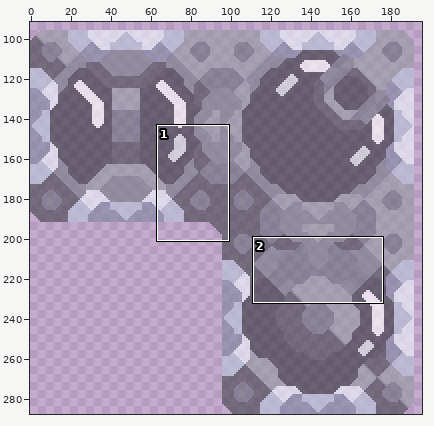
Sprite sheet, stored at sprites/blocks/crafting/atmospheric-extractor-base-overlay.png. Above, an overview of the earlier version with the close-up marked.
Close-up. First the earlier version:
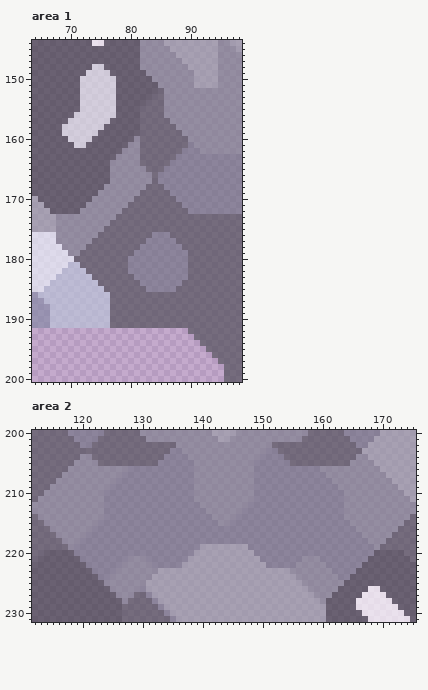
The file is 288x288 pixels. Shown: area 1: x 64..98, y 144..200; area 2: x 112..175, y 200..231. The wide view leaves out empty margins. The commit also changed other parts of the picture, which this record leaves out.
And afterwards:
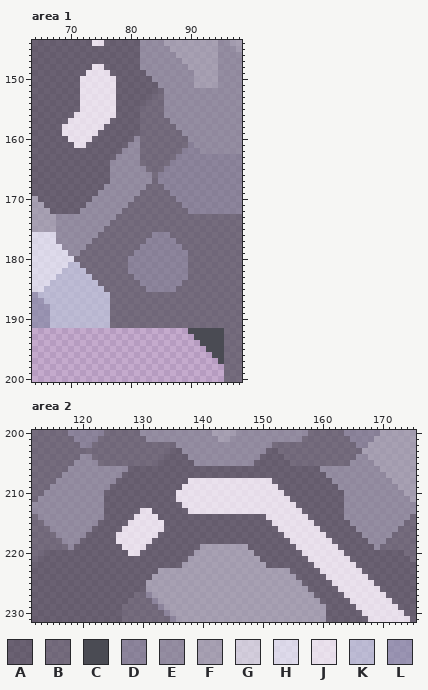
Palette (. is transparent): A #393a41a6  B #4a4b53a6  C #4a4b53  D #6e7080a6  E #7b7d8aa6  F #989aa4a6  G #dbe0e4a6  H #ecf4fba6  J #ffffffa6  K #b9c4d8a6  L #8388a4a6
Changes in this commit:
--- area 1
@@ x 67..79 @@
 147 AAAAAAAAAAAAA
-148 AAAAAAAGGAAAA
-149 AAAAAAGGGGAAA
-150 AAAAAGGGGGGAA
-151 AAAAAGGGGGGAA
-152 AAAAAGGGGGGAA
-153 AAAAAGGGGGGAA
-154 AAAAAGGGGGGAA
-155 AAAAAGGGGGGAA
-156 AAAAGGGGGGGAA
-157 AAAGGGGGGGAAA
-158 AAGGGGGGGAAAA
-159 AAGGGGGGAAAAA
-160 AAAGGGGAAAAAA
-161 AAAAGGAAAAAAA
+148 AAAAAAAJJAAAA
+149 AAAAAAJJJJAAA
+150 AAAAAJJJJJJAA
+151 AAAAAJJJJJJAA
+152 AAAAAJJJJJJAA
+153 AAAAAJJJJJJAA
+154 AAAAAJJJJJJAA
+155 AAAAAJJJJJJAA
+156 AAAAJJJJJJJAA
+157 AAAJJJJJJJAAA
+158 AAJJJJJJJAAAA
+159 AAJJJJJJAAAAA
+160 AAAJJJJAAAAAA
+161 AAAAJJAAAAAAA
 162 AAAAAAAAAAAAE
@@ x 88..97 @@
 191 BBBBBBBBBB
-192 ..BBBBBBBB
-193 ...BBBBBBB
-194 ....BBBBBB
-195 .....BBBBB
-196 ......BBBB
-197 .......BBB
+192 ..CCCCCCBB
+193 ...CCCCCBB
+194 ....CCCCBB
+195 .....CCCBB
+196 ......CCBB
+197 .......CBB
 198 ........BB
--- area 2
@@ x 112..175 @@
 202 BBBBBBBBDDBBBBBBBBBBBBBBEEEEEEEEEEEEEEEEBBBBBBBBBBBBBBDDFFFFFFFF
-203 BBBBBBBBBBBBBBBBBBBBBBBDDEEEEEEEEEEEEEEDDBBBBBBBBBBBBBBFFFFFFFFF
-204 BBBBBBBBEEBBBBBBBBBBBBDDDDEEEEEEEEEEEEDDDDBBBBBBBBBBBBEEFFFFFFFF
-205 BBBBBBBEEEEBBBBBBBBBBDDDDDDEEEEEEEEEEDDDDDDBBBBBBBBBBEEEEFFFFFFF
-206 BBBBBBEEEEEEEEEEDDDDDDDDDDDEEEEEEEEEEDDDDDDDDDDDEEEEEEEEEEFFFFFF
-207 BBBBBEEEEEEEEEEDDDDDDDDDDDDEEEEEEEEEEDDDDDDDDDDDDEEEEEEEEEEFFFFF
-208 BBBBEEEEEEEEEEDDDDDDDDDDDDDEEEEEEEEEEDDDDDDDDDDDDDEEEEEEEEEEFFFF
-209 BBBEEEEEEEEEEDDDDDDDDDDDDDDEEEEEEEEEEDDDDDDDDDDDDDDEEEEEEEEEEFFF
-210 BBEEEEEEEEEEDDDDDDDDDDDDDDDEEEEEEEEEEDDDDDDDDDDDDDDDEEEEEEEEEEFF
-211 BEEEEEEEEEEEDDDDDDDDDDDDDDDEEEEEEEEEEDDDDDDDDDDDDDDDEEEEEEEEEEEF
-212 EEEEEEEEEEEEDDDDDDDDDDDDDDDDEEEEEEEEDDDDDDDDDDDDDDDDEEEEEEEEEEEE
-213 EEEEEEEEEEEEDDDDDDDDDDDDDDDDDEEEEEEDDDDDDDDDDDDDDDDDEEEEEEEEEEEE
-214 BEEEEEEEEEEEDDDDDDDDDDDDDDDDDDEEEEDDDDDDDDDDDDDDDDDDEEEEEEEEEEEB
-215 BBEEEEEEEEEDDDDDDDDDDDDDDDDDDDDEEDDDDDDDDDDDDDDDDDDDDEEEEEEEEEBB
-216 BBBEEEEEEEDDDDDDDDDDDDDDDDDDDDDDDDDDDDDDDDDDDDDDDDDDDDEEEEEEEBBB
-217 BBBBEEEEEDDDDDDDDDDDDDDDDDDDDDDDDDDDDDDDDDDDDDDDDDDDDDDEEEEEBBBB
-218 BBBBBEEEDDDDDDDDDDDDDDDDDDDDDDDDDDDDDDDDDDDDDDDDDDDDDDDDEEEBBBBB
-219 BBBBBBEDDDDDDDDDDDDDDDDDDDDDFFFFFFFFDDDDDDDDDDDDDDDDDDDDDEBBBBBB
-220 BBAAAAADDDDDDDDDDDDDDDDDDDDFFFFFFFFFFDDDDDDDDDDDDDDDDDDDDAAAAABB
-221 BAAAAAAADDDDDDDDEEEDDDDDDDFFFFFFFFFFFFDDDDDDDEEEDDDDDDDDAAAAAAAB
-222 AAAAAAAAADDDDDDEEEEEDDDDDFFFFFFFFFFFFFFDDDDDEEEEEDDDDDDAAAAAAAAA
-223 AAAAAAAAAADDDDEEEEEEEFFFFFFFFFFFFFFFFFFFFFFEEEEEEEDDDDAAAAAAAAAA
-224 AAAAAAAAAAADDEEEEEEEFFFFFFFFFFFFFFFFFFFFFFFFEEEEEEEDDAAAAAAAAAAA
-225 AAAAAAAAAAAAEEEEEEEFFFFFFFFFFFFFFFFFFFFFFFFFFEEEEEEEAAAAAAAAAAAA
-226 AAAAAAAAAAAAAEEEEEDFFFFFFFFFFFFFFFFFFFFFFFFFFFEEEEEAAAAAJJAAAAAA
-227 AAAAAAAAAAAAAAEEEBBDFFFFFFFFFFFFFFFFFFFFFFFFFFFEEEAAAAAJJJJAAAAA
-228 AAAAAAAAAAAAAAAEBBBBDFFFFFFFFFFFFFFFFFFFFFFFFFFFEAAAAAJJJJJJAAAA
+203 BBBBBBBBBBBBBBBBBBBBBBBAAEEEEEEEEEEEEEEAABBBBBBBBBBBBBBFFFFFFFFF
+204 BBBBBBBBEEBBBBBBBBBBBBAAAAEEEEEEEEEEEEAAAABBBBBBBBBBBBEEFFFFFFFF
+205 BBBBBBBEEEEBBBBBBBBBBAAAAAAEEEEEEEEEEAAAAAABBBBBBBBBBEEEEFFFFFFF
+206 BBBBBBEEEEEEEEEEAAAAAAAAAAAAAAAAAAAAAAAAAAAAAAAAEEEEEEEEEEFFFFFF
+207 BBBBBEEEEEEEEEEAAAAAAAAAAAAAAAAAAAAAAAAAAAAAAAAAAEEEEEEEEEEFFFFF
+208 BBBBEEEEEEEEEEAAAAAAAAAAAAJJJJJJJJJJJJJJAAAAAAAAAAEEEEEEEEEEFFFF
+209 BBBEEEEEEEEEEAAAAAAAAAAAAJJJJJJJJJJJJJJJJAAAAAAAAAAEEEEEEEEEEFFF
+210 BBEEEEEEEEEEAAAAAAAAAAAAJJJJJJJJJJJJJJJJJJAAAAAAAAAAEEEEEEEEEEFF
+211 BEEEEEEEEEEEAAAAAAAAAAAAJJJJJJJJJJJJJJJJJJJAAAAAAAAAEEEEEEEEEEEF
+212 EEEEEEEEEEEEAAAAAAAAAAAAAJJJJJJJJJJJJJJJJJJJAAAAAAAAEEEEEEEEEEEE
+213 EEEEEEEEEEEEAAAAAAJJAAAAAAJJJJJJJJJJJJJJJJJJJAAAAAAAEEEEEEEEEEEE
+214 BEEEEEEEEEEEAAAAAJJJJAAAAAAAAAAAAAAAAAAJJJJJJJAAAAAAEEEEEEEEEEEB
+215 BBEEEEEEEEEAAAAAJJJJJJAAAAAAAAAAAAAAAAAAJJJJJJJAAAAAAEEEEEEEEEBB
+216 BBBEEEEEEEAAAAAJJJJJJJAAAAAAAAAAAAAAAAAAAJJJJJJJAAAAAAEEEEEEEBBB
+217 BBBBEEEEEAAAAAJJJJJJJAAAAAAAAAAAAAAAAAAAAAJJJJJJJAAAAAAEEEEEBBBB
+218 BBBBBEEEAAAAAAJJJJJJAAAAAAAAAAAAAAAAAAAAAAAJJJJJJJAAAAAAEEEBBBBB
+219 BBBBBBEAAAAAAAAJJJJAAAAAAAAAFFFFFFFFAAAAAAAAJJJJJJJAAAAAAEBBBBBB
+220 BBAAAAAAAAAAAAAAJJAAAAAAAAAFFFFFFFFFFAAAAAAAAJJJJJJJAAAAAAAAAABB
+221 BAAAAAAAAAAAAAAAAAAAAAAAAAFFFFFFFFFFFFAAAAAAAAJJJJJJJAAAAAAAAAAB
+222 AAAAAAAAAAAAAAAAAAAAAAAAAFFFFFFFFFFFFFFAAAAAAAAJJJJJJJAAAAAAAAAA
+223 AAAAAAAAAAAAAAAAAAAAAFFFFFFFFFFFFFFFFFFFFFFAAAAAJJJJJJJAAAAAAAAA
+224 AAAAAAAAAAAAAAAAAAAAFFFFFFFFFFFFFFFFFFFFFFFFAAAAAJJJJJJJAAAAAAAA
+225 AAAAAAAAAAAAAAAAAAAFFFFFFFFFFFFFFFFFFFFFFFFFFAAAAAJJJJJJJAAAAAAA
+226 AAAAAAAAAAAAAAAAAAAFFFFFFFFFFFFFFFFFFFFFFFFFFFAAAAAJJJJJJJAAAAAA
+227 AAAAAAAAAAAAAAAAABBDFFFFFFFFFFFFFFFFFFFFFFFFFFFAAAAAJJJJJJJAAAAA
+228 AAAAAAAAAAAAAAAABBBBDFFFFFFFFFFFFFFFFFFFFFFFFFFFAAAAAJJJJJJJAAAA
 229 AAAAAAAAAAAAAAABBBBBBDFFFFFFFFFFFFFFFFFFFFFFFFFFFAAAAAJJJJJJJAAA
Where, in picture pixels (left, top, right, bottom), the same in both close-ups:
changed: (62, 64, 116, 148)
changed: (188, 328, 224, 364)
changed: (74, 448, 374, 604)
